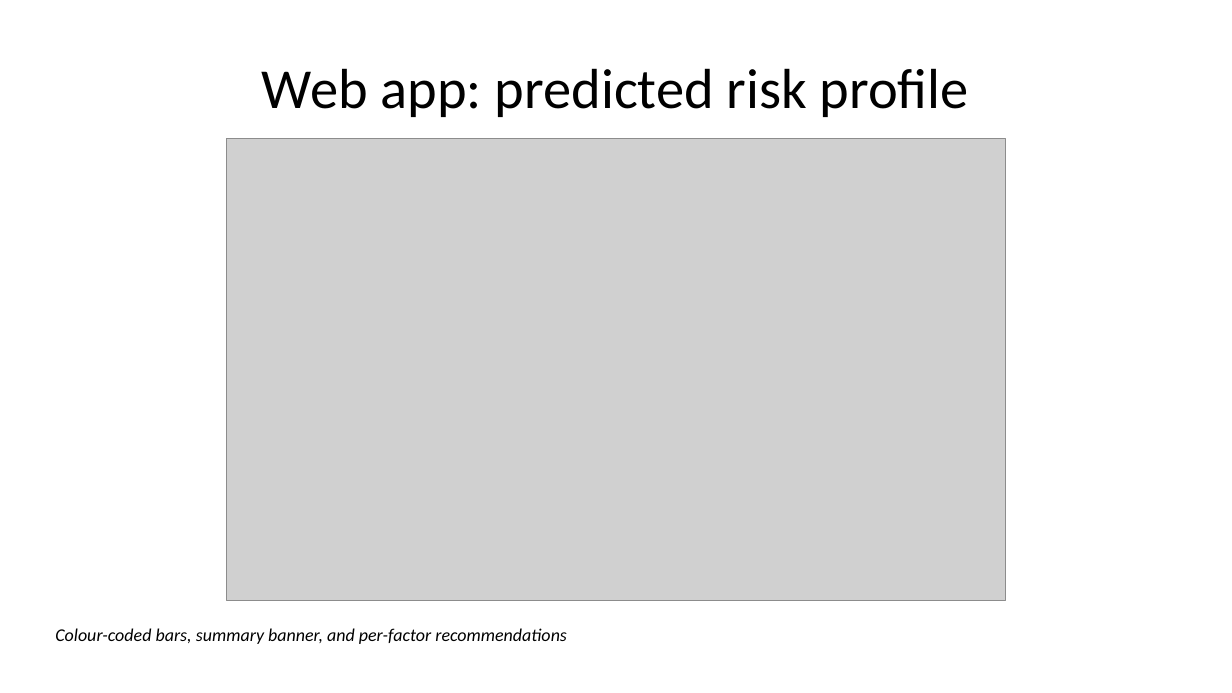
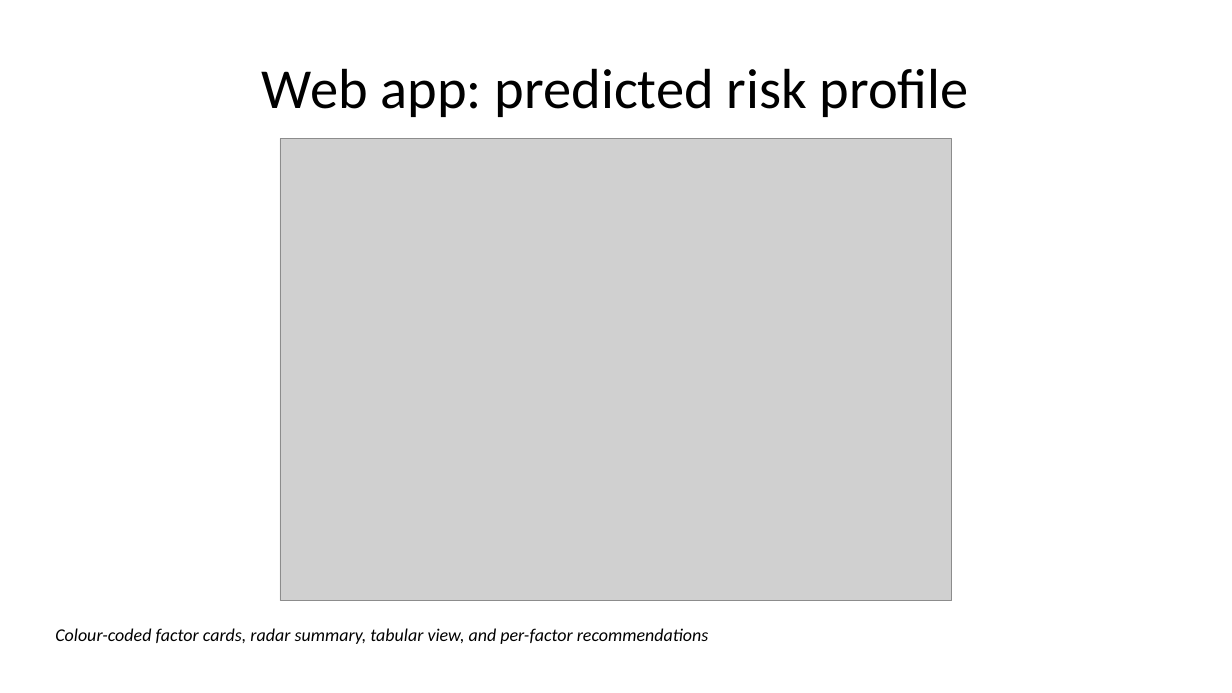
Before and after one commit to AilaVishnu/ergonomic-risk-factor-prediction, a slide deck: slide 61 of deck/Ergonomic_Risk_Factor_Prediction_Project_Plan_WITH_RESULTS.pptx (slide 60 before the commit). Drawn at 1232x693 pixels with LibreOffice and Linux fonts; fonts in the diff are those of the drawing; grey boxes stand for pictures. Boxes give left, top, right and bottom in pixels: in the first picture for what was removed or moved away, otherwise in the second. Text is boxed around its words. In the diff, an @@ line names an element or a change of style, - is before the commit and + after.

```diff
--- a/deck/Ergonomic_Risk_Factor_Prediction_Project_Plan_WITH_RESULTS.pptx
+++ b/deck/Ergonomic_Risk_Factor_Prediction_Project_Plan_WITH_RESULTS.pptx
@@ picture: place and size @@
-picture at box(227, 139, 1006, 601)
+picture at box(280, 139, 952, 601)
@@ text at box(55, 628, 709, 644): text changed @@
-Colour-coded bars, summary banner, and per-factor recommendations
+Colour-coded factor cards, radar summary, tabular view, and per-factor recommendations
```
Also in this commit, not shown: 4 other slides changed, 3 slides added, 17 other files.
